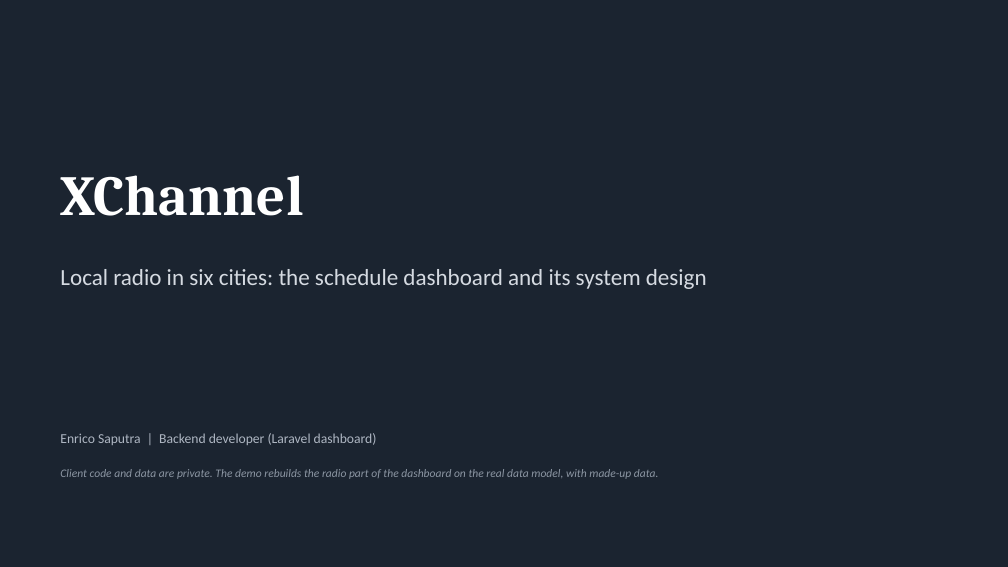
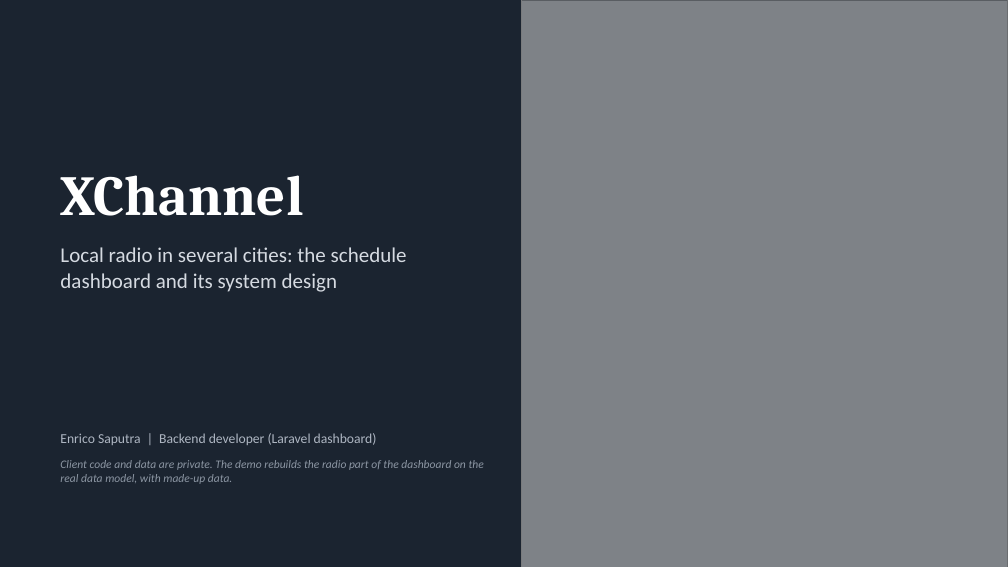
Before and after one commit to Enricosaputra/xchannel-dashboard-demo, a slide deck: slide 1 of docs/XChannel-walkthrough.pptx. Drawn at 1008x567 pixels with LibreOffice and Linux fonts; fonts in the diff are those of the drawing; grey boxes stand for pictures. Boxes give left, top, right and bottom in pixels: in the first picture for what was removed or moved away, otherwise in the second. Text is boxed around its words. In the diff, an @@ line names an element or a change of style, - is before the commit and + after.

Commit message:
Decks: add the real product (xchannel.id) and current station count

```diff
--- a/docs/XChannel-walkthrough.pptx
+++ b/docs/XChannel-walkthrough.pptx
@@ picture added at bbox=[522, 0, 1008, 567] @@
@@ rectangle added at bbox=[522, 0, 1008, 567], fill #1B2430 at 45% opacity @@
@@ text "Local radio in several cities: ..." at bbox=[60, 247, 407, 292]: vertical alignment middle to top @@
@@ text at bbox=[60, 247, 407, 292]: text changed; size 22 to 20 pt @@
-Local radio in six cities: the schedule dashboard and its system design
+Local radio in several cities: the schedule dashboard and its system design
@@ text "Client code and data are ..." at bbox=[60, 460, 484, 484]: vertical alignment middle to top @@
```
Also in this commit, not shown: 13 other slides changed, 1 slide added, 8 other files.
